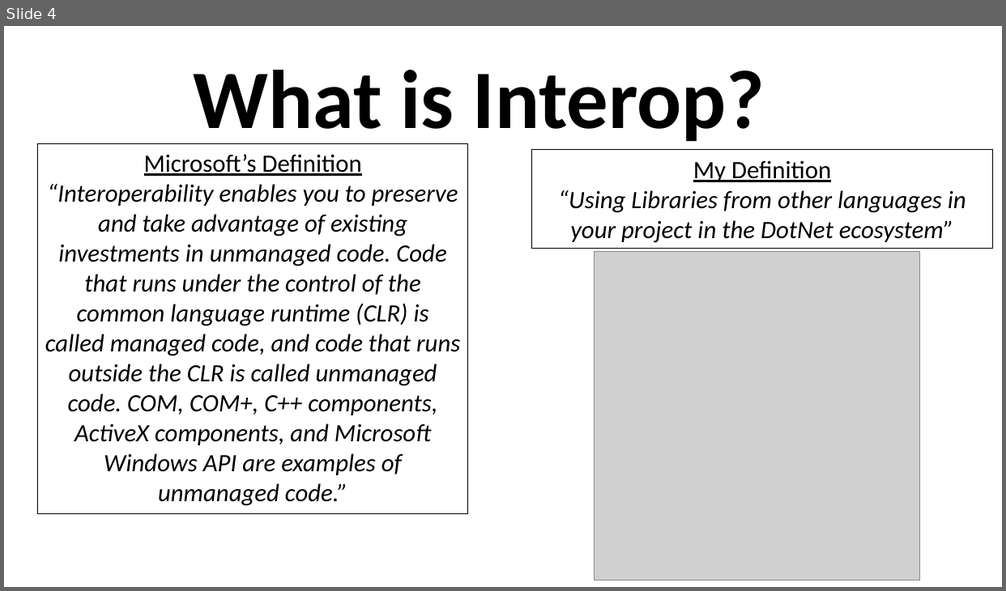
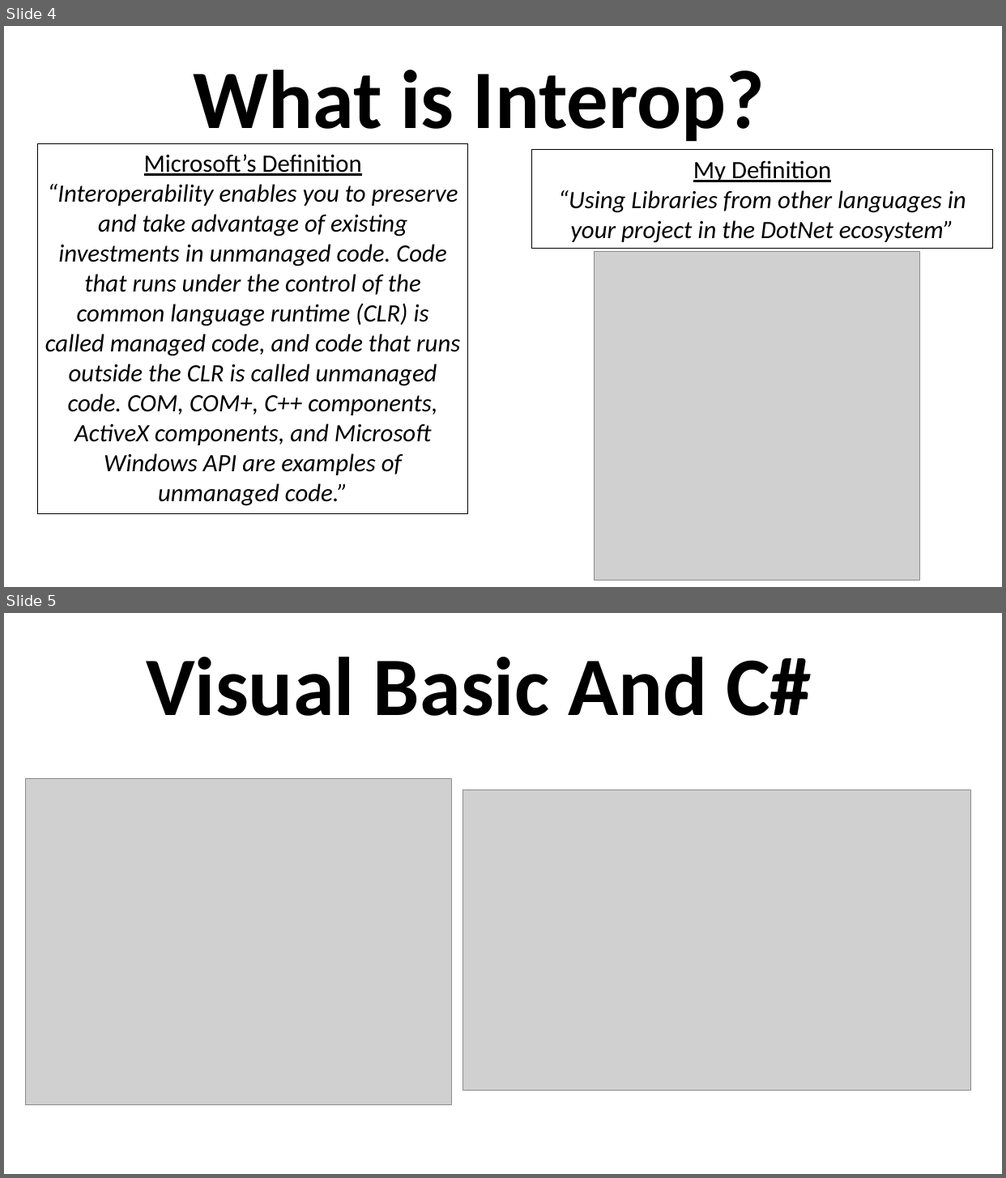
Before and after one commit to grab-a-byte/DotnetInterop, a slide deck: DotnetInteropSlides.pptx. Shown one above the other, each under a label of ours: slide 4 before the commit, slides 4 and 5 after it. The pictures are 1006x591 and 1006x1178 pixels, drawn with LibreOffice and Linux fonts; fonts in the diff are those of the drawing; grey boxes stand for pictures. Boxes give left, top, right and bottom in pixels: in the first picture for what was removed or moved away, otherwise in the second. Text is boxed around its words. In the diff, an @@ line names an element or a change of style, - is before the commit and + after.

```diff
--- a/DotnetInteropSlides.pptx
+++ b/DotnetInteropSlides.pptx
@@ slide 5 added at (x1=4, y1=613, x2=1002, y2=1174), background #FFFFFF @@
@@ text added at (x1=146, y1=657, x2=812, y2=716), 80 pt, text #000000, bold @@
+Visual Basic And C#
@@ picture added at (x1=26, y1=778, x2=452, y2=1105) @@
@@ picture added at (x1=463, y1=790, x2=971, y2=1091) @@
```
Also in this commit, not shown: 1 other file.
